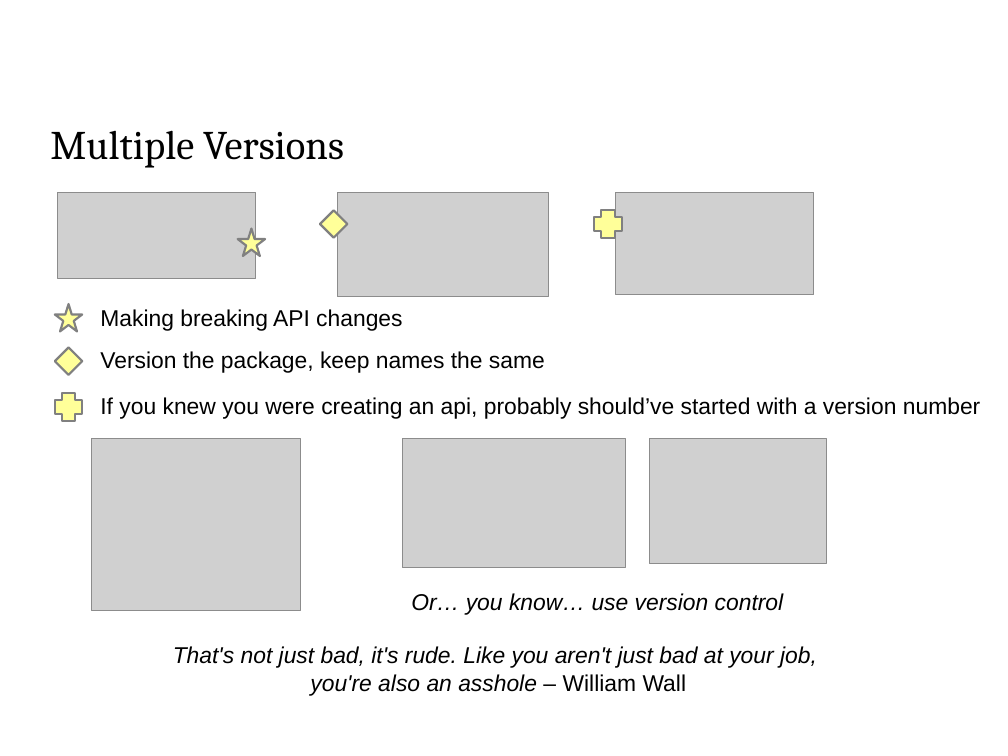
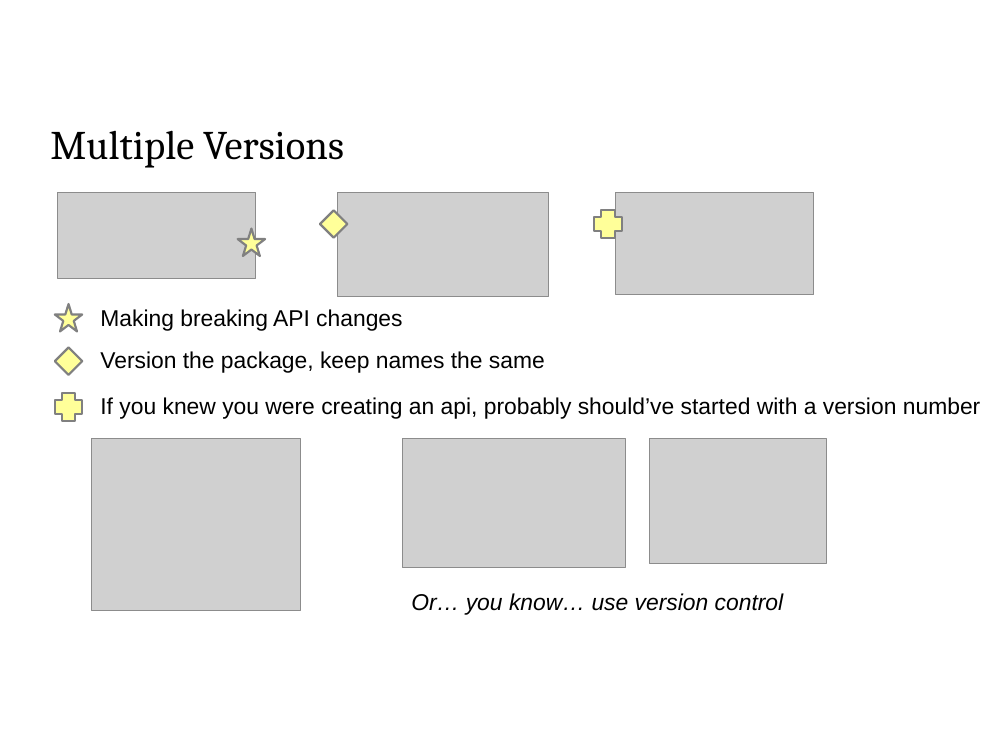
Before and after one commit to jaystile/software-engineering-cop, a slide deck: slide 5 of presentations/Ordering.odp. Drawn at 1008x756 pixels with LibreOffice and Linux fonts; fonts in the diff are those of the drawing; grey boxes stand for pictures; background and template pictures are left out. Boxes give left, top, right and bottom in pixels: in the first picture for what was removed or moved away, otherwise in the second. Text is boxed around its words. In the diff, an @@ line names an element or a change of style, - is before the commit and + after.

```diff
--- a/presentations/Ordering.odp
+++ b/presentations/Ordering.odp
@@ text removed at bbox=[173, 646, 817, 696] @@
-That's not just bad, it's rude. Like you aren't just bad at your job,
-you're also an asshole – William Wall
```
